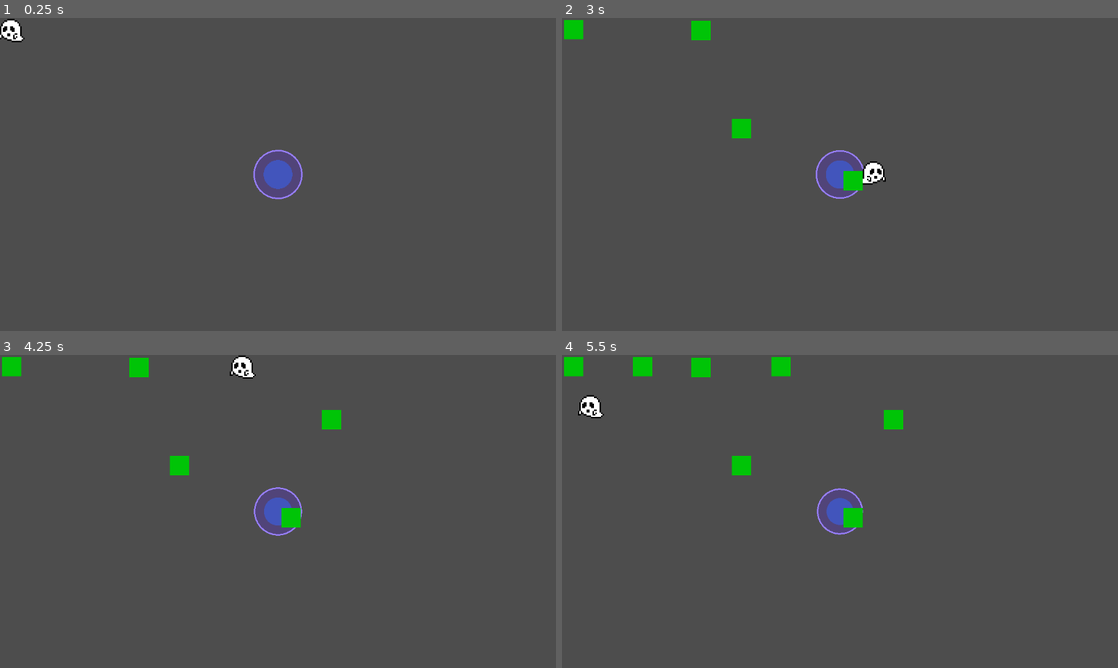
Above: before the commit, frames 1-4 (two rows, left to right).
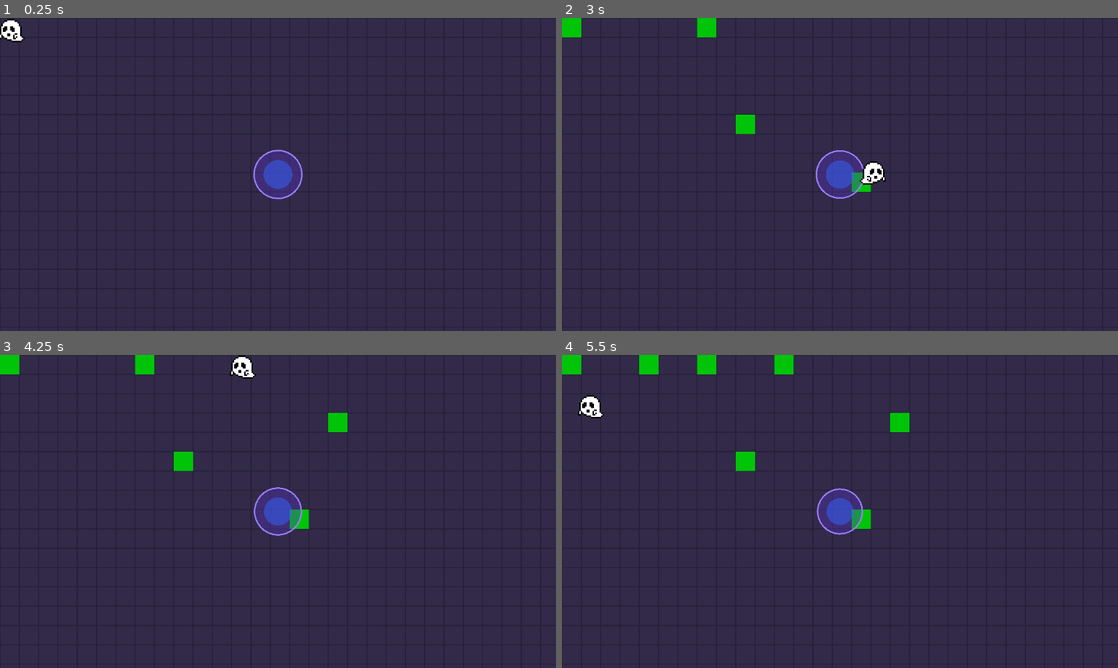
Above: after the commit, the same moments.

Repository: UNKMage/Sloppy-Spectre
Game: Godot game, scene res://main.tscn
The game is run twice, just before and just after one commit, with the same random seed, the same clock (stepped at 60 frames per second) and the same inputs.
Inputs:
- Up to frame 1 (0.25 s): no input
- Up to frame 2 (3 s): hold D (right) 0.53-1.28 s; hold Space (ensuciar) 0.53-1.28 s; hold S (down) 1.28-2.03 s; tap Space (ensuciar) at 1.35, 2.85 s; hold D (right) 2.03-2.78 s; hold Space (ensuciar) 2.03-2.78 s; hold W (up) from 2.78 s (still down)
- Up to frame 3 (4.25 s): release W (up) at 3.53 s; hold A (left) from 3.53 s (still down); hold Space (ensuciar) from 3.53 s (still down)
- Up to frame 4 (5.5 s): release Space (ensuciar) at 4.28 s; tap Space (ensuciar) at 4.35 s; release A (left) at 5.03 s; hold S (down) from 5.03 s (still down); hold Space (ensuciar) from 5.03 s (still down)

The runs differ from the first frame. In frame 1, 99% of the frame differs, in the area x 0-100%, y 0-100%; in frame 2, 99%; in frame 3, 98%; in frame 4, 98%.

Commit message:
Add files via upload
SCRUM-04: pintado de celdas del TileMap con ectoplasma (SueloManager)

Diff:
--- a/area_2d.gd
+++ b/area_2d.gd
@@ -40,6 +40,7 @@
 var _tiempo: float = 0.0
 
 @onready var _sprite: AnimatedSprite2D = $AnimatedSprite2D
+@onready var _suelo: SueloManager = get_tree().get_first_node_in_group("suelo") as SueloManager
 
 
 func _physics_process(delta: float) -> void:
@@ -117,10 +118,7 @@
 	pinturas_disponibles -= 1
 	print("Pinturas restantes: ", pinturas_disponibles)
 
-	if mancha_escena:
-		# 1. Creamos la mancha
-		var nueva_mancha = mancha_escena.instantiate()
-		# 2. La ponemos exactamente donde está el fantasma en este momento
-		nueva_mancha.global_position = global_position
-		# 3. La soltamos en el mundo para que se quede ahí pintando
-		get_parent().add_child(nueva_mancha)
+	# SCRUM-04: en vez de instanciar una Mancha suelta, se tiñe la celda del
+	# TileMap que está bajo el fantasma.
+	if _suelo:
+		_suelo.pintar(global_position)
--- a/main.tscn
+++ b/main.tscn
@@ -2,8 +2,11 @@
 
 [ext_resource type="PackedScene" uid="uid://cvfwxh4d3oy7h" path="res://portal.tscn" id="1_0xm2m"]
 [ext_resource type="PackedScene" uid="uid://ck0uog3mxeca3" path="res://area_2d.tscn" id="2_h2yge"]
+[ext_resource type="PackedScene" path="res://suelo.tscn" id="3_suelo"]
 
 [node name="main" type="Node" unique_id=317017916]
+
+[node name="Suelo" parent="." instance=ExtResource("3_suelo")]
 
 [node name="Portal" parent="." unique_id=1254418760 instance=ExtResource("1_0xm2m")]
 position = Vector2(576, 324)
--- /dev/null
+++ b/suelo.tscn
@@ -0,0 +1,13 @@
+[gd_scene format=3]
+
+[ext_resource type="Script" path="res://suelo_manager.gd" id="1_script"]
+[ext_resource type="TileSet" path="res://suelo_tileset.tres" id="2_tileset"]
+
+[node name="Suelo" type="Node2D"]
+script = ExtResource("1_script")
+
+[node name="CapaSuelo" type="TileMapLayer" parent="."]
+tile_set = ExtResource("2_tileset")
+
+[node name="CapaEctoplasma" type="TileMapLayer" parent="."]
+tile_set = ExtResource("2_tileset")
--- /dev/null
+++ b/suelo_manager.gd
@@ -0,0 +1,74 @@
+class_name SueloManager
+extends Node2D
+## SCRUM-04: pintado de celdas del TileMap con ectoplasma verde en tiempo real.
+## - CapaSuelo (TileMapLayer): suelo base limpio. Solo se lee.
+## - CapaEctoplasma (TileMapLayer): manchas. Aquí se pinta.
+## Las celdas son de 40 px, igual que TAMANO_CELDA de mancha.gd.
+
+## Se emite cuando una celda NUEVA se tiñe de ectoplasma.
+signal celda_pintada(posicion_mapa: Vector2i, total_celdas_sucias: int)
+
+## ID de la fuente (atlas) en suelo_tileset.tres.
+@export var source_id: int = 0
+## Coordenadas del tile de suelo limpio dentro del atlas.
+@export var atlas_suelo: Vector2i = Vector2i(0, 0)
+## Coordenadas del tile de ectoplasma verde dentro del atlas.
+@export var atlas_ectoplasma: Vector2i = Vector2i(1, 0)
+## Tamaño (en celdas) del suelo provisional. 29x17 celdas de 40 px cubren la pantalla.
+## Solo se usa si CapaSuelo está vacía (cuando haya un mapa dibujado a mano, se ignora).
+@export var tamano_mapa: Vector2i = Vector2i(29, 17)
+
+## "Set" de celdas ya manchadas (Vector2i -> true): evita duplicar conteos
+## y no obliga a recorrer el mapa para saber cuántas hay.
+var _celdas_sucias: Dictionary = {}
+
+@onready var _capa_suelo: TileMapLayer = $CapaSuelo
+@onready var _capa_ectoplasma: TileMapLayer = $CapaEctoplasma
+
+
+func _enter_tree() -> void:
+	add_to_group("suelo")  # para que otros nodos lo encuentren sin rutas
+
+
+func _ready() -> void:
+	if _capa_suelo.get_used_cells().is_empty():
+		_rellenar_suelo_provisional()
+
+	# Si ya hubiera manchas dibujadas a mano en el editor, se registran.
+	for celda: Vector2i in _capa_ectoplasma.get_used_cells():
+		_celdas_sucias[celda] = true
+
+
+## Pinta ectoplasma en la posición global recibida.
+## radio 0 = una celda, radio 1 = área de ~3x3.
+## Devuelve cuántas celdas NUEVAS se mancharon.
+func pintar(pos_global: Vector2, radio: int = 0) -> int:
+	var centro: Vector2i = _capa_suelo.local_to_map(_capa_suelo.to_local(pos_global))
+	var nuevas := 0
+	for dx in range(-radio, radio + 1):
+		for dy in range(-radio, radio + 1):
+			if dx * dx + dy * dy > radio * radio + radio:
+				continue  # recorta esquinas para un pincel redondeado
+			if _pintar_celda(centro + Vector2i(dx, dy)):
+				nuevas += 1
+	return nuevas
+
+
+func _pintar_celda(celda: Vector2i) -> bool:
+	# Ya estaba sucia: no repintar ni contar de nuevo.
+	if _celdas_sucias.has(celda):
+		return false
+	# Solo se mancha donde hay suelo (no fuera del mapa).
+	if _capa_suelo.get_cell_source_id(celda) == -1:
+		return false
+
+	_capa_ectoplasma.set_cell(celda, source_id, atlas_ectoplasma)
+	_celdas_sucias[celda] = true
+	celda_pintada.emit(celda, _celdas_sucias.size())
+	return true
+
+
+func _rellenar_suelo_provisional() -> void:
+	for x in tamano_mapa.x:
+		for y in tamano_mapa.y:
+			_capa_suelo.set_cell(Vector2i(x, y), source_id, atlas_suelo)
--- /dev/null
+++ b/suelo_tileset.tres
@@ -0,0 +1,13 @@
+[gd_resource type="TileSet" format=3]
+
+[ext_resource type="Texture2D" path="res://suelo_tiles.png" id="1_tiles"]
+
+[sub_resource type="TileSetAtlasSource" id="TileSetAtlasSource_suelo"]
+texture = ExtResource("1_tiles")
+texture_region_size = Vector2i(40, 40)
+0:0/0 = 0
+1:0/0 = 0
+
+[resource]
+tile_size = Vector2i(40, 40)
+sources/0 = SubResource("TileSetAtlasSource_suelo")
Not shown, added: suelo_manager.gd.uid
Binary file added: suelo_tiles.png
Not shown, added: suelo_tiles.png.import
